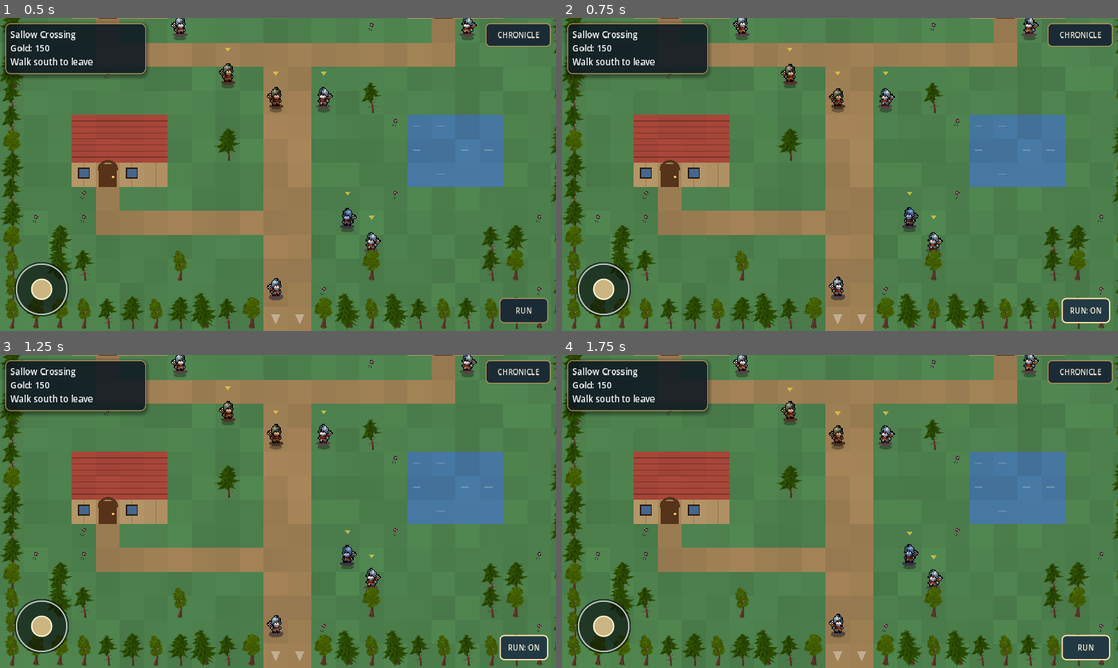
Above: before the commit, frames 1-4 (two rows, left to right).
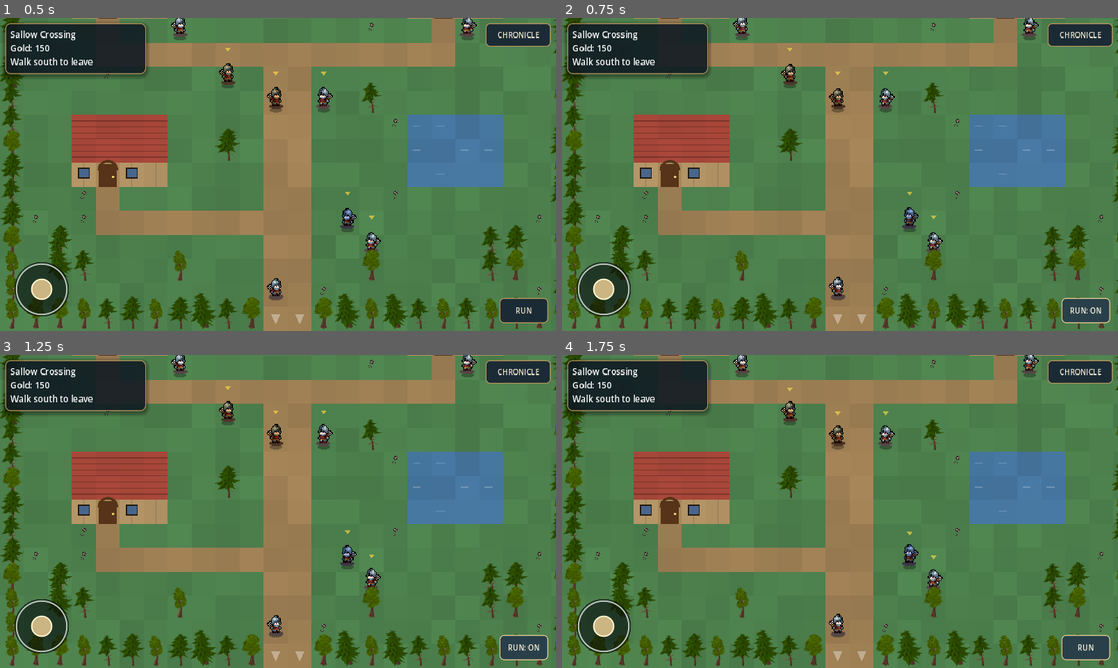
Above: after the commit, the same moments.

Repository: ninjun42215-gif/KindleWake
Game: Godot game, scene res://Location.tscn
Same seed, same stepped clock (60 frames per second), same inputs: the game is played once before the commit and once after it. This scene is started directly instead of the project's main scene.
Inputs:
- Up to frame 1 (0.5 s): no input
- Up to frame 2 (0.75 s): click "RUN" at 0.5 s
- Up to frame 3 (1.25 s): no input
- Up to frame 4 (1.75 s): click "RUN: ON" at 1.25 s

Frame 1 is identical in both runs. In frame 2, 0.1% of the frame differs, in the area x 89-99%, y 89-98%; in frame 3, 0.1%; in frame 4, 0.1%.

Commit message:
Improve first-tap mobile controls and scrolling

Diff:
--- a/Kindlewake/scripts/ui/premium_ui_theme.gd
+++ b/Kindlewake/scripts/ui/premium_ui_theme.gd
@@ -24,6 +24,9 @@
 
 
 static func apply_button(button: Button) -> void:
+    # Touch actions fire on the first deliberate press, not after a second focus tap.
+    button.action_mode = BaseButton.ACTION_MODE_BUTTON_PRESS
+    button.focus_mode = Control.FOCUS_NONE
     var normal := StyleBoxFlat.new()
     normal.bg_color = INK_RAISED
     normal.border_color = BRASS
